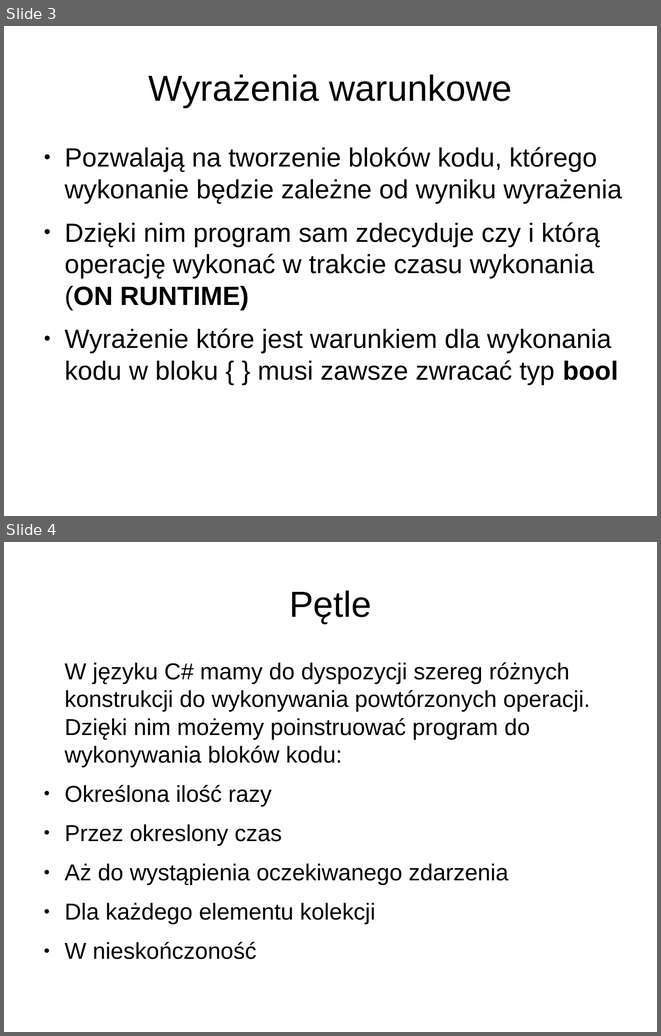
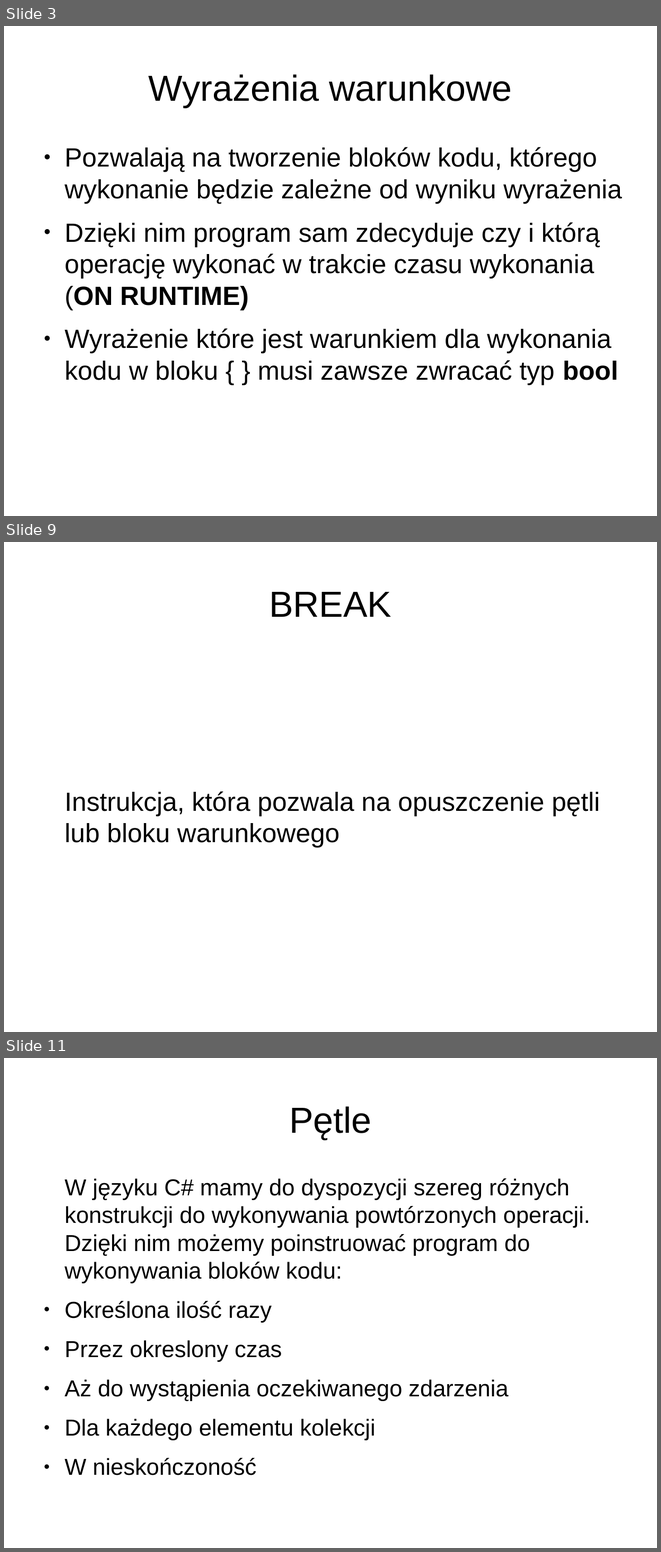
Before and after one commit to pawszo/AkademiaSI, a slide deck: Lekcja4/Prezentacja/Prezentacja.odp. Shown one above the other, each under a label of ours: slides 3 and 4 before the commit, slides 3, 9 and 11 after it; the slides between them are not shown. The pictures are 661x1036 and 661x1552 pixels, drawn with LibreOffice and Linux fonts; fonts in the diff are those of the drawing. Boxes give left, top, right and bottom in pixels: in the first picture for what was removed or moved away, otherwise in the second. Text is boxed around its words. In the diff, an @@ line names an element or a change of style, - is before the commit and + after.

```diff
--- a/Lekcja4/Prezentacja/Prezentacja.odp
+++ b/Lekcja4/Prezentacja/Prezentacja.odp
@@ slide 9 added at (x1=4, y1=542, x2=657, y2=1032), background #FFFFFF @@
@@ title added at (x1=269, y1=592, x2=391, y2=617), 44 pt, text #000000 @@
+BREAK
@@ text added at (x1=64, y1=791, x2=600, y2=847), 32 pt, text #000000 @@
+Instrukcja, która pozwala na opuszczenie pętli lub bloku warunkowego
@@ what was slide 4 is now slide 11 @@
```
Also in this commit, not shown: 6 other slides added, 5 other files.
